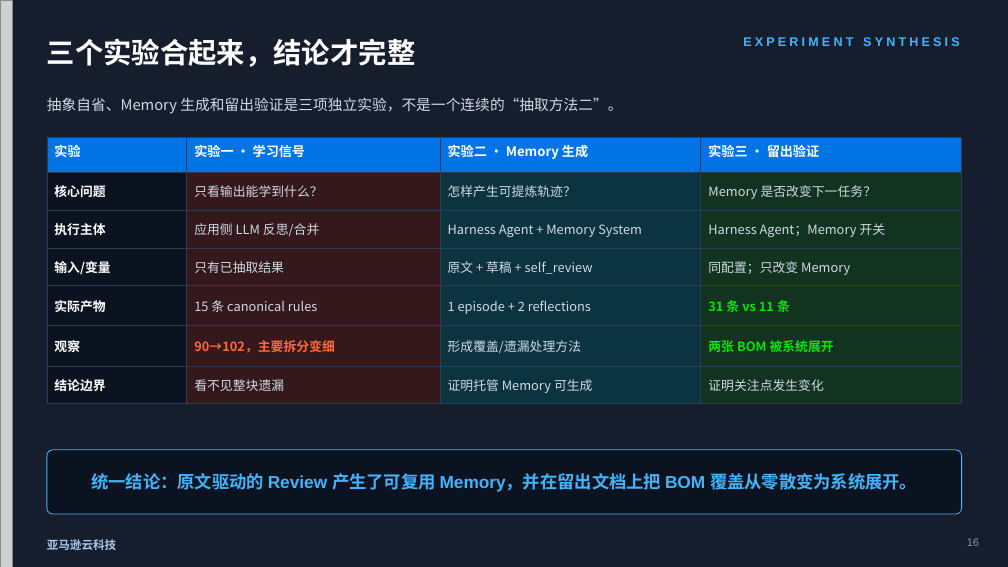
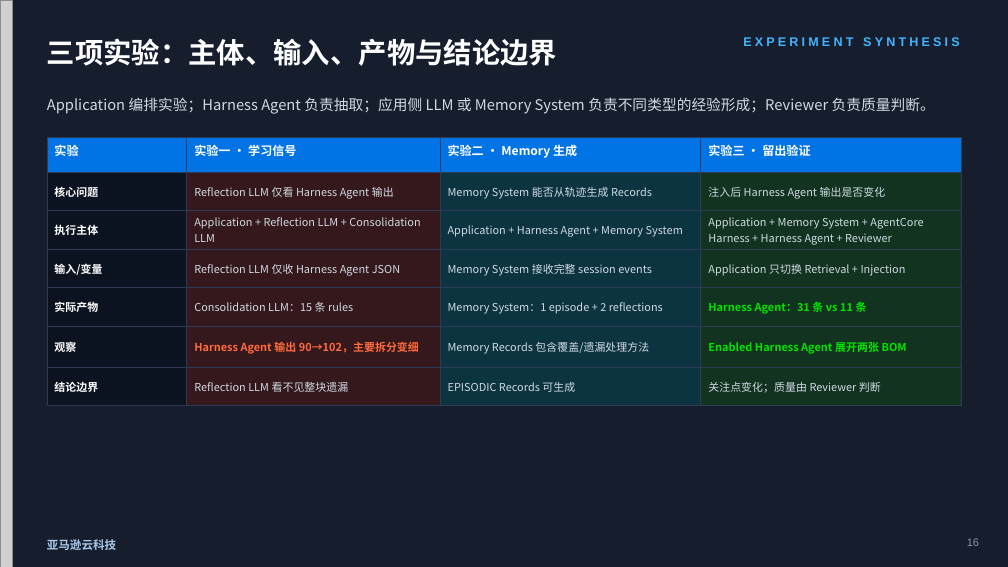
Before and after one commit to dashjim/agentcore-memory-loop, a slide deck: slide 16 of docs/记忆能让Agent越跑越好吗-V3.pptx. Drawn at 1008x567 pixels with LibreOffice and Linux fonts; fonts in the diff are those of the drawing; grey boxes stand for pictures. Boxes give left, top, right and bottom in pixels: in the first picture for what was removed or moved away, otherwise in the second. Text is boxed around its words. In the diff, an @@ line names an element or a change of style, - is before the commit and + after.

Commit message:
docs: clarify role ownership across memory deck

```diff
--- a/docs/记忆能让Agent越跑越好吗-V3.pptx
+++ b/docs/记忆能让Agent越跑越好吗-V3.pptx
@@ text at (x1=47, y1=38, x2=557, y2=66): text changed @@
-三个实验合起来，结论才完整
+三项实验：主体、输入、产物与结论边界
@@ text at (x1=47, y1=97, x2=935, y2=114): text changed @@
-抽象自省、Memory 生成和留出验证是三项独立实验，不是一个连续的“抽取方法二”。
+Application 编排实验；Harness Agent 负责抽取；应用侧 LLM 或 Memory System 负责不同类型的经验形成；Reviewer 负责质量判断。
@@ table at (x1=47, y1=138, x2=962, y2=433) @@
-row 2: 核心问题 | 只看输出能学到什么？ | 怎样产生可提炼轨迹？ | Memory 是否改变下一任务？
+row 2: 核心问题 | Reflection LLM 仅看 Harness Agent 输出 | Memory System 能否从轨迹生成 Records | 注入后 Harness Agent 输出是否变化
-row 3: 执行主体 | 应用侧 LLM 反思/合并 | Harness Agent + Memory System | Harness Agent；Memory 开关
+row 3: 执行主体 | Application + Reflection LLM + Consolidation LLM | Application + Harness Agent + Memory System | Application + Memory System + AgentCore Harness + Harness Agent + Reviewer
-row 4: 输入/变量 | 只有已抽取结果 | 原文 + 草稿 + self_review | 同配置；只改变 Memory
+row 4: 输入/变量 | Reflection LLM 仅收 Harness Agent JSON | Memory System 接收完整 session events | Application 只切换 Retrieval + Injection
-row 5: 实际产物 | 15 条 canonical rules | 1 episode + 2 reflections | 31 条 vs 11 条
+row 5: 实际产物 | Consolidation LLM：15 条 rules | Memory System：1 episode + 2 reflections | Harness Agent：31 条 vs 11 条
-row 6: 观察 | 90→102，主要拆分变细 | 形成覆盖/遗漏处理方法 | 两张 BOM 被系统展开
+row 6: 观察 | Harness Agent 输出 90→102，主要拆分变细 | Memory Records 包含覆盖/遗漏处理方法 | Enabled Harness Agent 展开两张 BOM
-row 7: 结论边界 | 看不见整块遗漏 | 证明托管 Memory 可生成 | 证明关注点发生变化
+row 7: 结论边界 | Reflection LLM 看不见整块遗漏 | EPISODIC Records 可生成 | 关注点变化；质量由 Reviewer 判断
@@ size 12.5 to 11.5 pt in "实验", "实验一 · 学习信号", "实验二 · Memory 生成", "实验三 · 留出验证" @@
@@ size 12.2 to 10.4 pt in "核心问题", "执行主体", "输入/变量", "实际产物" and 2 more places @@
@@ rounded rectangle removed at (x1=47, y1=450, x2=962, y2=514) @@
@@ text removed at (x1=91, y1=473, x2=917, y2=492) @@
-统一结论：原文驱动的 Review 产生了可复用 Memory，并在留出文档上把 BOM 覆盖从零散变为系统展开。
```
Also in this commit, not shown: 15 other slides changed, 1 slide added, 1 slide removed, 2 other files.
